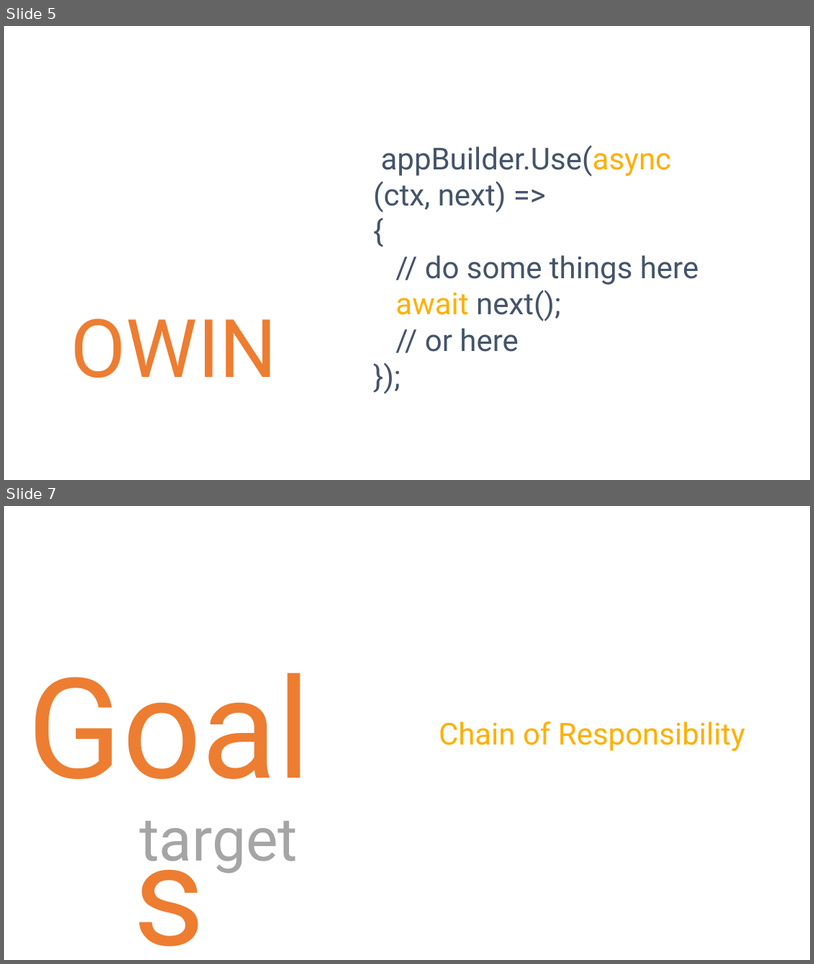
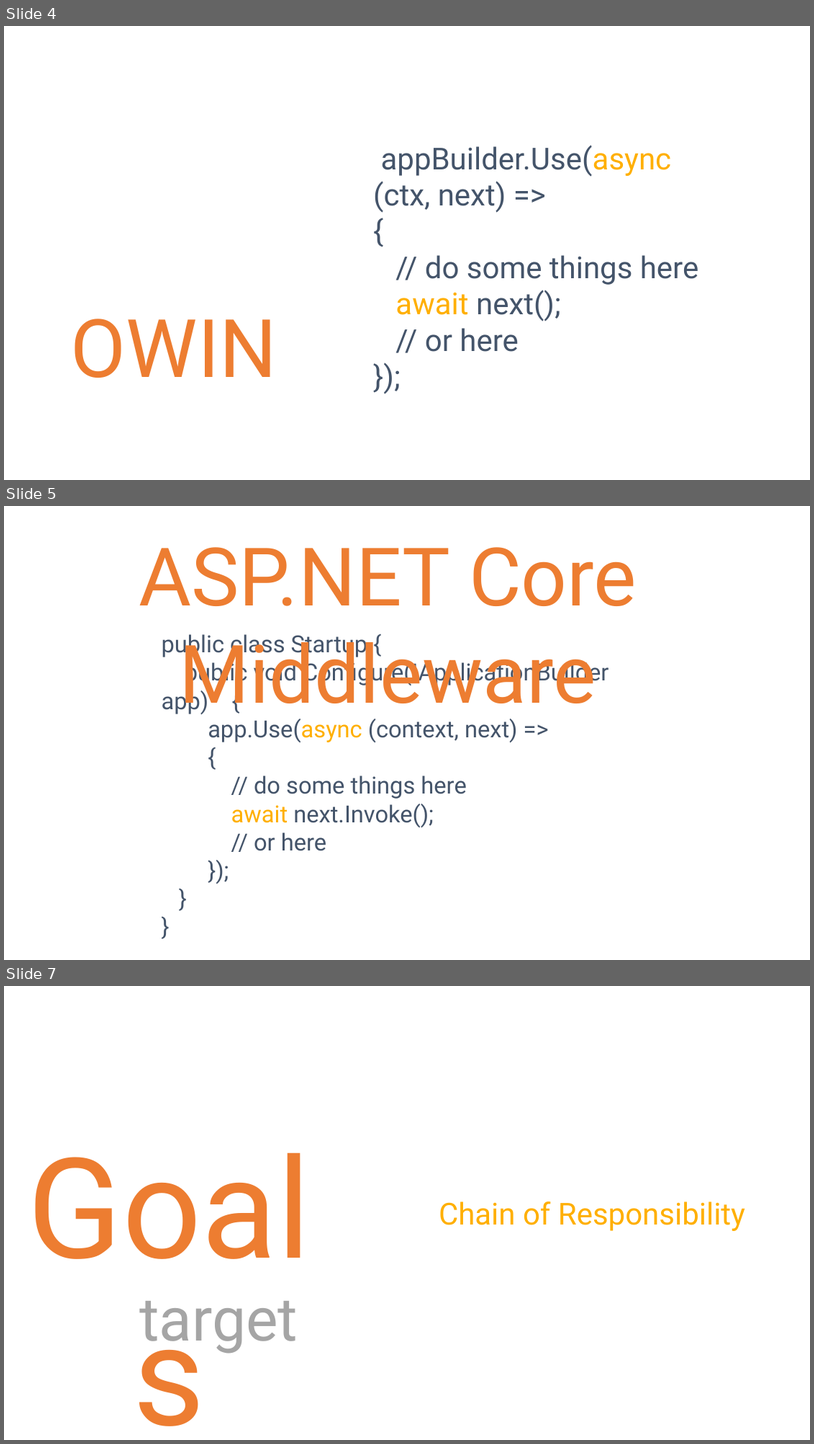
Before and after one commit to danielmarbach/async-dolls, a slide deck: presentation.pptx. Shown one above the other, each under a label of ours: slides 5 and 7 before the commit, slides 4, 5 and 7 after it; the slides between them are not shown. The pictures are 814x964 and 814x1444 pixels, drawn with LibreOffice and Linux fonts; fonts in the diff are those of the drawing. Boxes give left, top, right and bottom in pixels: in the first picture for what was removed or moved away, otherwise in the second. Text is boxed around its words. In the diff, an @@ line names an element or a change of style, - is before the commit and + after.

```diff
--- a/presentation.pptx
+++ b/presentation.pptx
@@ slide 5 added at (4, 506, 810, 960), background #FFFFFF @@
@@ text added at (139, 547, 637, 722), 96 pt, text #ED7D31 @@
+ASP.NET Core Middleware
@@ text added at (162, 634, 609, 851), 28 pt, text #44546A @@
+public class Startup {
+public void Configure(IApplicationBuilder app) {
+app.Use(async (context, next) =>
+{
+// do some things here
+await next.Invoke();
+// or here
+});
+}
+}
@@ what was slide 5 is now slide 4 @@
```
Also in this commit, not shown: 1 slide changed, 2 other slides added, 2 slides removed, 1 other file.
